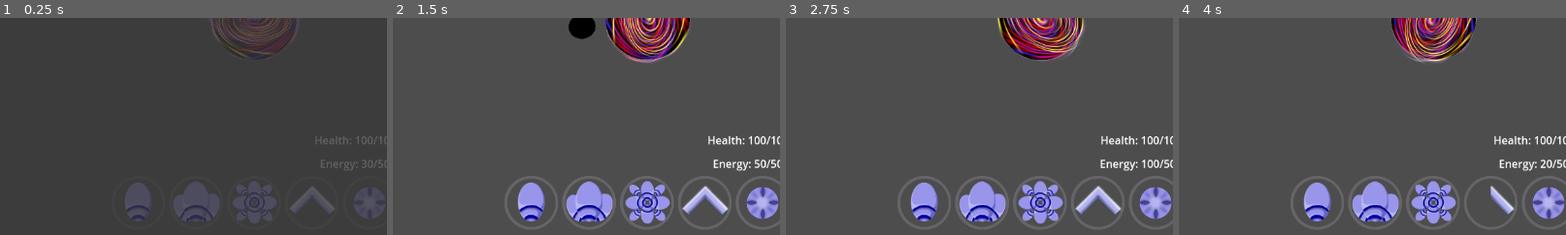
Above: before the commit, frames 1-4 (left to right).
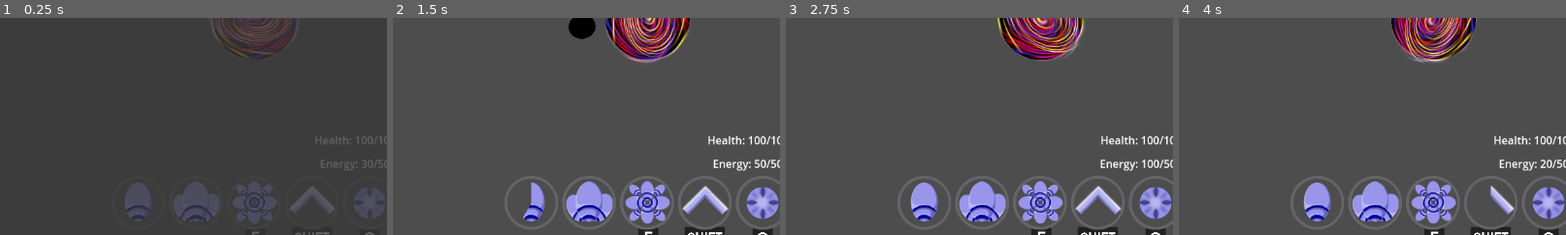
Above: after the commit, the same moments.

Repository: starlight426/TeamSevenGame
Game: Godot game, scene res://main.tscn
The game is run twice, just before and just after one commit, with the same random seed, the same clock (stepped at 60 frames per second) and the same inputs.
Inputs (mouse positions are % of the whole screen's width and height, from its top left):
- Up to frame 1 (0.25 s): no input
- Up to frame 2 (1.5 s): move the mouse to (72, 45) at 0.52 s; hold E (e_press) 0.53-1.28 s; click (72, 45) at 0.8 s; move the mouse to (30, 55) at 1.27 s; click (30, 55) at 1.35 s
- Up to frame 3 (2.75 s): tap Q (q_press) at 1.55 s; move the mouse to (60, 28) at 2.02 s; hold Q (q_press) from 2.03 s (still down); right-click (60, 28) at 2.3 s
- Up to frame 4 (4 s): move the mouse to (45, 70) at 2.77 s; release Q (q_press) at 2.78 s; right-click (45, 70) at 2.85 s; tap Shift (shift_press) at 3.05 s; move the mouse to (80, 65) at 3.52 s; hold Shift (shift_press) from 3.53 s (still down); tap E (e_press) at 3.8 s
The pictures show only the part of the screen within x 17-67%, y 50-100%; the shares and areas given below are measured in that part.

The runs differ from the first frame. In frame 1, less than 0.1% of the frame differs, in the area x 65-97%, y 98-100%; in frame 2, 1.0%, in the area x 32-98%, y 75-100%; in frame 3, 0.6%; in frame 4, 0.6%.

Commit message:
ui keys and less glitches

Diff:
--- a/Combat Scenes/Enemy Scenes/circle_turret_summon.tscn
+++ /dev/null
@@ -1,22 +0,0 @@
-[gd_scene load_steps=5 format=3 uid="uid://cyv5mvabbydy4"]
-
-[ext_resource type="Script" uid="uid://gqsurgljuph3" path="res://Scripts/Combat/circle_turret_summon.gd" id="1_5t0wd"]
-[ext_resource type="Texture2D" uid="uid://dqefr603pkrej" path="res://Assets/spritePNGs/Enemy_Basic_Circ.png" id="2_hjxbs"]
-[ext_resource type="PackedScene" uid="uid://sus6s80ptul7" path="res://AI Modules/Detectors/target_detector.tscn" id="3_3633q"]
-
-[sub_resource type="CircleShape2D" id="CircleShape2D_fybhy"]
-radius = 100.0
-
-[node name="CircleTurretSummon" type="CharacterBody2D"]
-script = ExtResource("1_5t0wd")
-
-[node name="CollisionShape2D" type="CollisionShape2D" parent="."]
-visible = false
-shape = SubResource("CircleShape2D_fybhy")
-
-[node name="Sprite2D" type="Sprite2D" parent="."]
-rotation = -1.5708
-texture = ExtResource("2_hjxbs")
-
-[node name="TargetDetector" parent="." instance=ExtResource("3_3633q")]
-scale = Vector2(20, 20)
--- /dev/null
+++ b/Combat Scenes/Solid Scenes/circle_turret_summon.tscn
@@ -0,0 +1,25 @@
+[gd_scene load_steps=5 format=3 uid="uid://cyv5mvabbydy4"]
+
+[ext_resource type="Script" uid="uid://gqsurgljuph3" path="res://Scripts/Combat/circle_turret_summon.gd" id="1_56jdc"]
+[ext_resource type="Texture2D" uid="uid://qgug4aeb1wku" path="res://Assets/spritePNGs/Circle_Turret .png" id="2_56jdc"]
+[ext_resource type="PackedScene" uid="uid://sus6s80ptul7" path="res://AI Modules/Detectors/target_detector.tscn" id="3_jjgru"]
+
+[sub_resource type="CircleShape2D" id="CircleShape2D_fybhy"]
+radius = 125.256
+
+[node name="CircleTurretSummon" type="CharacterBody2D"]
+scale = Vector2(1.4, 1.4)
+collision_mask = 2
+script = ExtResource("1_56jdc")
+
+[node name="CollisionShape2D" type="CollisionShape2D" parent="."]
+shape = SubResource("CircleShape2D_fybhy")
+
+[node name="Sprite2D" type="Sprite2D" parent="."]
+position = Vector2(16, 0)
+rotation = -1.5708
+texture = ExtResource("2_56jdc")
+
+[node name="TargetDetector" parent="." instance=ExtResource("3_jjgru")]
+visible = false
+scale = Vector2(20, 20)
--- a/Room Scenes/Circle City/circle_corridor.tscn
+++ b/Room Scenes/Circle City/circle_corridor.tscn
@@ -10,8 +10,9 @@
 [node name="exit" parent="." instance=ExtResource("1_ds34k")]
 position = Vector2(-10000, -22500)
 scale = Vector2(5, 5)
-target_room = ""
+target_room = "circle_houses_1"
 target_entrance = "from_right"
+target_group = "Circle City"
 
 [node name="exit4" parent="." instance=ExtResource("1_ds34k")]
 position = Vector2(0, 4000)
--- a/Scripts/Combat/circle_turret_summon.gd
+++ b/Scripts/Combat/circle_turret_summon.gd
@@ -1,8 +1,8 @@
 extends CharacterBody2D
 
-@export var hp = 50
+@export var hp = 100
 @export var team = "cigil"
-@export var speed = 100
+@export var speed = 0
 var target = null
 var closest_danger = null
 var fire_ready = false
@@ -13,13 +13,15 @@
 
 # Called when the node enters the scene tree for the first time.
 func _ready() -> void:
+
 	$TargetDetector.update_parent_target.connect(update_target)
 	await get_tree().create_timer(0.5).timeout
 	fire_ready = true
 
 # Called every frame. 'delta' is the elapsed time since the previous frame.
 func _physics_process(delta: float) -> void:
-
+	if (hp <= 0):
+		queue_free()
 	if(target):
 		velocity = Vector2(speed,0).rotated(global_rotation)
 		# smoothly turns to target if it exists
@@ -31,7 +33,7 @@
 	move_and_slide()
 func fire():
 	fire_ready = false
-	AttackSpawner.spawn_bullets(global_position,global_rotation,"single",1,0,"default","circle","straight",2000,3,30,"circle","purple",0,0,0)
+	AttackSpawner.spawn_bullets(global_position,global_rotation,"single",1,0,"default","circle","straight",2000,3,30,"cigil","cigil",0,0,0)
 	await get_tree().create_timer(1/fire_rate).timeout
 	fire_ready = true
 
--- a/Scripts/player.gd
+++ b/Scripts/player.gd
@@ -1,11 +1,11 @@
 extends CharacterBody2D
 
-@export var speed = 3000
+@export var speed = 2000
 @export var hp = 100
 @export var energy = 0
 @export var team = "cigil"
 var move_readiness = [true,true,true,true,true]
-var move_cooldowns = [0.1,0.2,0.2,1.0,1.0]
+var move_cooldowns = [0.2,0.3,0.4,1.0,1.0]
 var move_cooldown_percentages = [100, 100, 100, 100, 100]
 var energy_ready = true
 var is_paused = false
@@ -13,7 +13,6 @@
 # Called when the node enters the scene tree for the first time.
 func _ready() -> void:
 	pass # Replace with function body.
-
 
 # Called every frame. 'delta' is the elapsed time since the previous frame.
 func _physics_process(delta: float) -> void:
@@ -83,9 +82,10 @@
 				energy -= 100
 		"circle_summon":
 			if(energy >= 180 && move_readiness[4]):
-				var new_summon = load("res://Combat Scenes/Enemy Scenes/circle_turret_summon.tscn").instantiate()
+				var new_summon = load("res://Combat Scenes/Solid Scenes/circle_turret_summon.tscn").instantiate()
 				new_summon.position = position
 				new_summon.global_rotation = global_rotation
+				add_sibling(new_summon)
 				move_cooldown(4)
 				energy -= 180
 
--- a/UI Scenes/player_ui.tscn
+++ b/UI Scenes/player_ui.tscn
@@ -1,12 +1,15 @@
-[gd_scene load_steps=8 format=3 uid="uid://cc7vstslog23o"]
+[gd_scene load_steps=11 format=3 uid="uid://cc7vstslog23o"]
 
 [ext_resource type="Script" uid="uid://b3bwwb3yp2s6r" path="res://UI Scenes/player_ui.gd" id="1_8wq4l"]
 [ext_resource type="Texture2D" uid="uid://c4m82to15c03o" path="res://Assets/UI Sprites/Icon_Border.png" id="1_k4ew6"]
 [ext_resource type="Texture2D" uid="uid://bkmcx2w6oyhds" path="res://Assets/UI Sprites/Icon_Single_Circ.png" id="3_nul7f"]
 [ext_resource type="Texture2D" uid="uid://qjp3e0fpnfgi" path="res://Assets/UI Sprites/Icon_3Shot_Circ.png" id="4_2cns7"]
 [ext_resource type="Texture2D" uid="uid://c3mcklesdfoax" path="res://Assets/UI Sprites/Icon_8Shot_Circ.png" id="5_0ct5d"]
+[ext_resource type="Texture2D" uid="uid://dsdsy4mxcy3pf" path="res://Assets/DarkKeys/E-Key.png" id="6_0ct5d"]
 [ext_resource type="Texture2D" uid="uid://cf12ploul43cq" path="res://Assets/UI Sprites/Icon_SpeedUp_Circ.png" id="6_57t0v"]
 [ext_resource type="Texture2D" uid="uid://b4mxva3chakxb" path="res://Assets/UI Sprites/Icon_Turret_Circ.png" id="7_07fkh"]
+[ext_resource type="Texture2D" uid="uid://2t5ptb6l5vvd" path="res://Assets/DarkKeys/Shift-Key.png" id="8_07fkh"]
+[ext_resource type="Texture2D" uid="uid://c7sabdv3d8an" path="res://Assets/DarkKeys/Q-Key.png" id="8_57t0v"]
 
 [node name="PlayerUI" type="Control"]
 layout_mode = 3
@@ -70,12 +73,16 @@
 texture_under = ExtResource("1_k4ew6")
 texture_progress = ExtResource("3_nul7f")
 
+[node name="Sprite2D" type="Sprite2D" parent="MoveIconsBar/Action1"]
+
 [node name="Action2" type="TextureProgressBar" parent="MoveIconsBar"]
 layout_mode = 2
 value = 100.0
 fill_mode = 4
 texture_under = ExtResource("1_k4ew6")
 texture_progress = ExtResource("4_2cns7")
+
+[node name="Sprite2D" type="Sprite2D" parent="MoveIconsBar/Action2"]
 
 [node name="Action3" type="TextureProgressBar" parent="MoveIconsBar"]
 layout_mode = 2
@@ -84,6 +91,12 @@
 texture_under = ExtResource("1_k4ew6")
 texture_progress = ExtResource("5_0ct5d")
 
+[node name="Sprite2D" type="Sprite2D" parent="MoveIconsBar/Action3"]
+z_index = -1
+position = Vector2(105, 230)
+scale = Vector2(0.15, 0.15)
+texture = ExtResource("6_0ct5d")
+
 [node name="Action4" type="TextureProgressBar" parent="MoveIconsBar"]
 layout_mode = 2
 value = 100.0
@@ -91,8 +104,20 @@
 texture_under = ExtResource("1_k4ew6")
 texture_progress = ExtResource("6_57t0v")
 
+[node name="Sprite2D" type="Sprite2D" parent="MoveIconsBar/Action4"]
+z_index = -1
+position = Vector2(100, 227.5)
+scale = Vector2(0.15, 0.15)
+texture = ExtResource("8_07fkh")
+
 [node name="Action5" type="TextureProgressBar" parent="MoveIconsBar"]
 layout_mode = 2
 value = 100.0
 texture_under = ExtResource("1_k4ew6")
 texture_progress = ExtResource("7_07fkh")
+
+[node name="Sprite2D" type="Sprite2D" parent="MoveIconsBar/Action5"]
+z_index = -1
+position = Vector2(100, 232.5)
+scale = Vector2(0.15, 0.15)
+texture = ExtResource("8_57t0v")
Binary file added: Assets/DarkKeys/0-Key.png
Not shown, added: Assets/DarkKeys/0-Key.png.import
Binary file added: Assets/DarkKeys/1-Key.png
Not shown, added: Assets/DarkKeys/1-Key.png.import
Binary file added: Assets/DarkKeys/2-Key.png
Not shown, added: Assets/DarkKeys/2-Key.png.import
Binary file added: Assets/DarkKeys/3-Key.png
Not shown, added: Assets/DarkKeys/3-Key.png.import
Binary file added: Assets/DarkKeys/4-Key.png
Not shown, added: Assets/DarkKeys/4-Key.png.import
Binary file added: Assets/DarkKeys/5-Key.png
Not shown, added: Assets/DarkKeys/5-Key.png.import
(and 80 more such lines)
